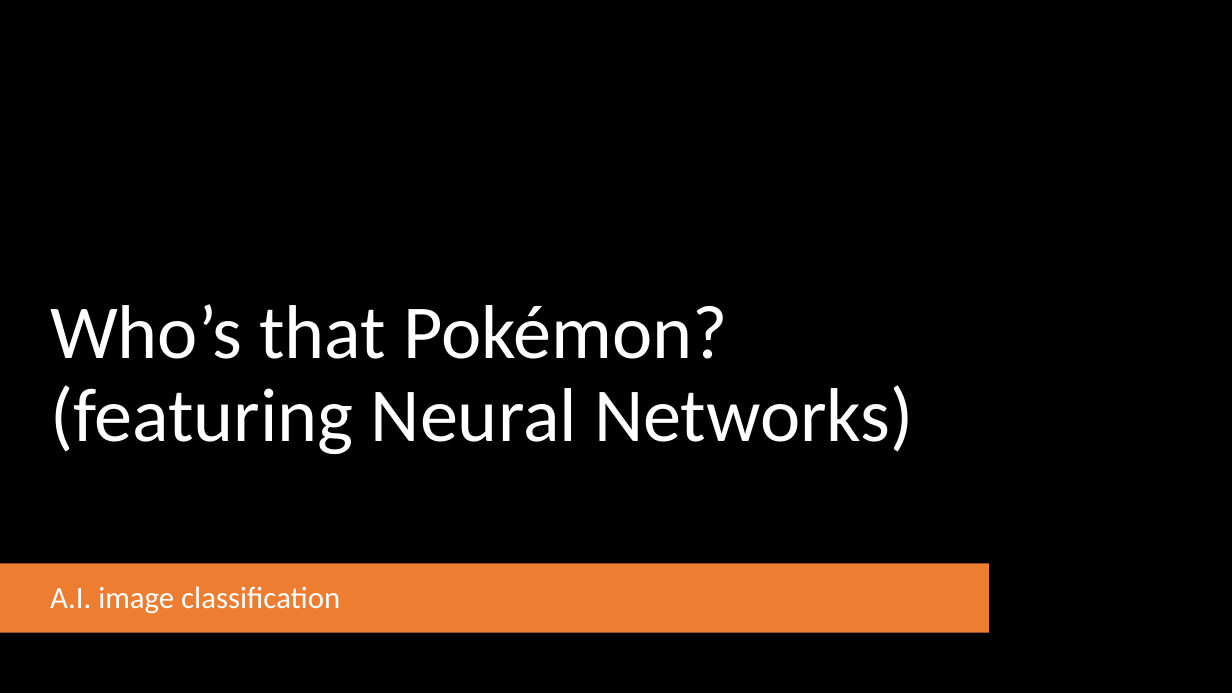
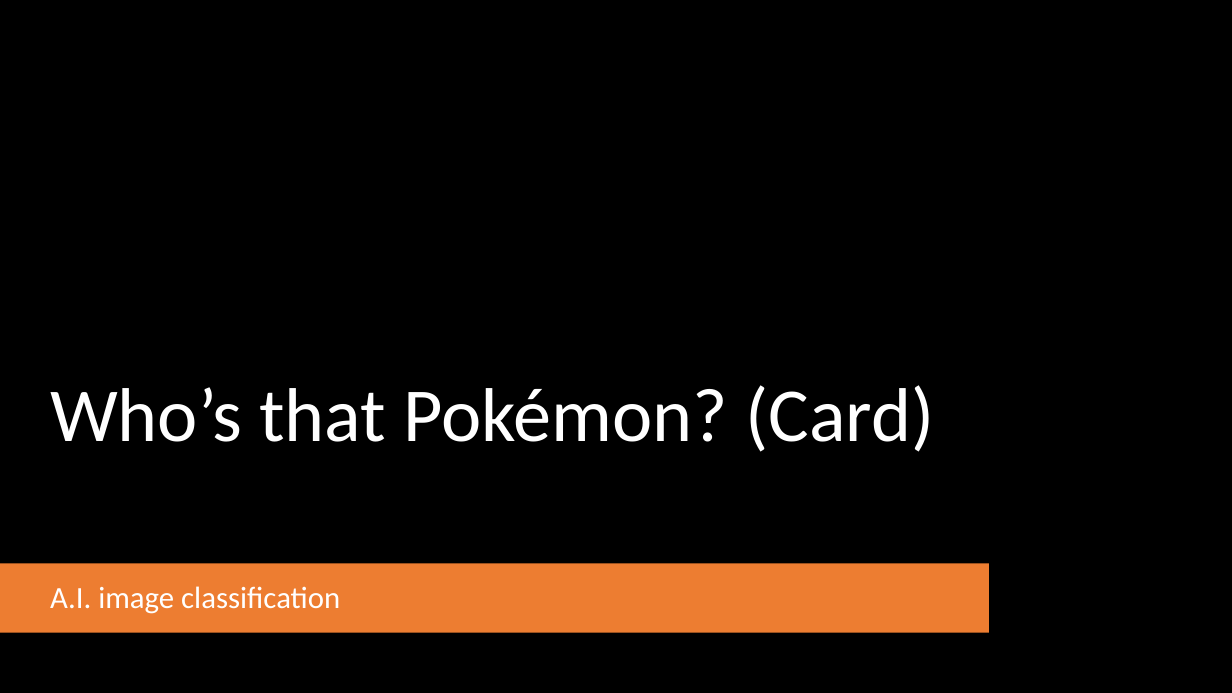
Before and after one commit to marcjreid/dsir-capstone-project, a slide deck: slide 1 of Capstone Presentation.pptx. Drawn at 1232x693 pixels with LibreOffice and Linux fonts; fonts in the diff are those of the drawing; background and template pictures are left out. Boxes give left, top, right and bottom in pixels: in the first picture for what was removed or moved away, otherwise in the second. Text is boxed around its words. In the diff, an @@ line names an element or a change of style, - is before the commit and + after.

```diff
--- a/Capstone Presentation.pptx
+++ b/Capstone Presentation.pptx
@@ title at (x1=50, y1=385, x2=934, y2=452): text changed @@
-Who’s that Pokémon? (featuring Neural Networks)
+Who’s that Pokémon? (Card)
```
Also in this commit, not shown: 1 other slide changed, 8 slides added, 3 slides removed, 3 other files.
